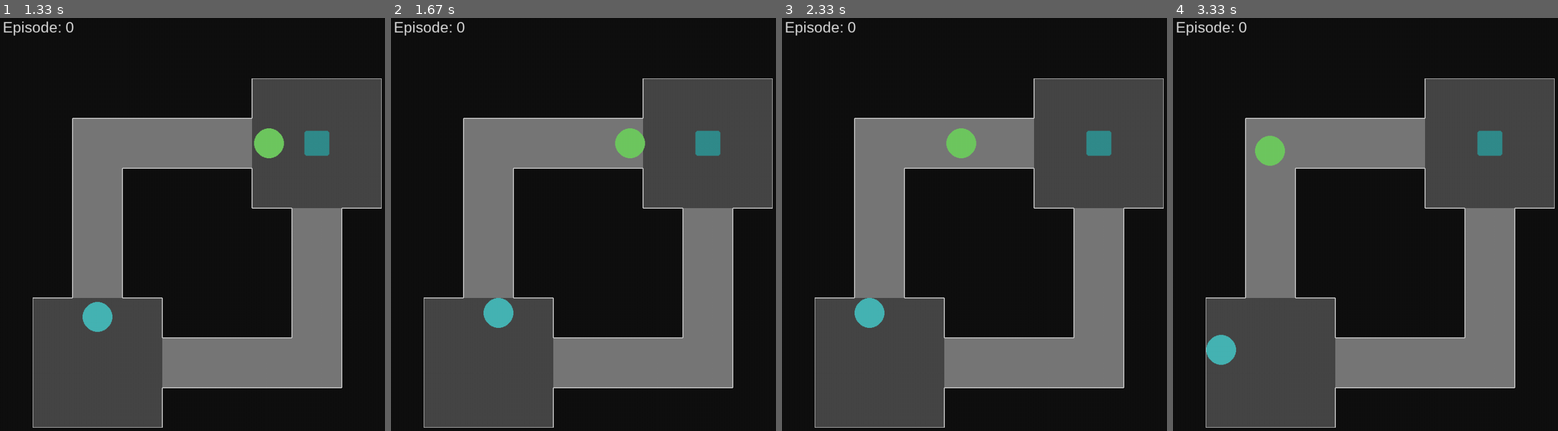
Above: before the commit, frames 1-4 (left to right).
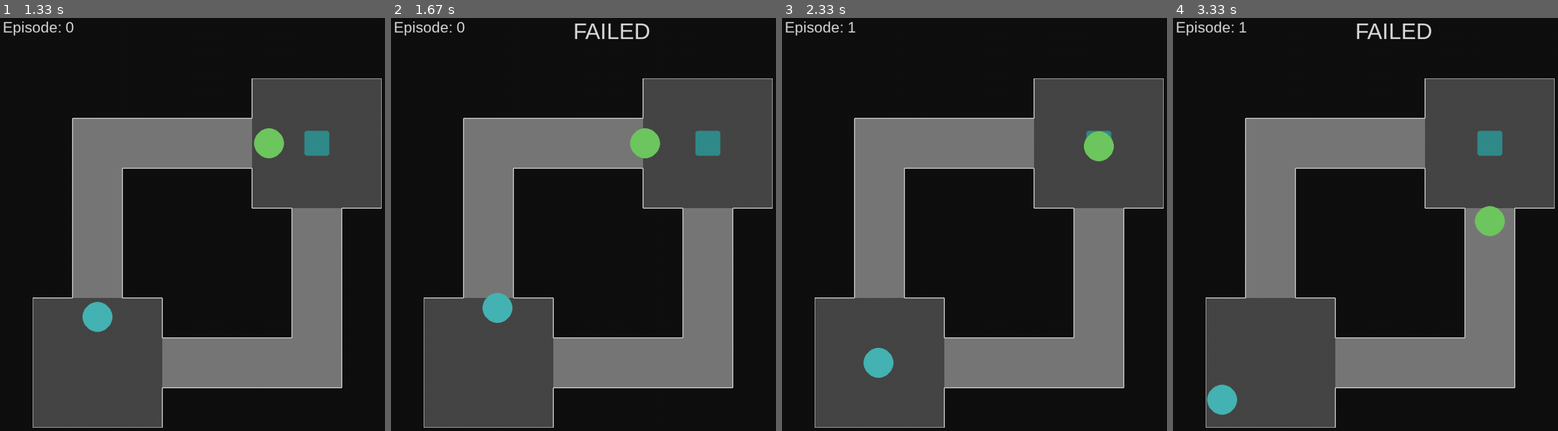
Above: after the commit, the same moments.

Repository: tomosii/marl-robots-2d
Game: pygame game, started from envs/pygame_test_human.py
Same seed, same stepped clock (60 frames per second), same inputs: the game is played once before the commit and once after it.
Inputs:
- Up to frame 1 (1.33 s): hold Up 0.83-1.3 s
- Up to frame 2 (1.67 s): hold Right from 1.33 s (still down)
- Up to frame 3 (2.33 s): release Right at 1.8 s; hold Left from 1.83 s (still down)
- Up to frame 4 (3.33 s): release Left at 2.37 s; hold Down 2.4-2.7 s; hold Left 2.73-3.13 s

Frame 1 is identical in both runs. In frame 2, 1.1% of the frame differs, in the area x 23-70%, y 1-76%; in frame 3, 1.8%; in frame 4, 2.1%, in the area x 8-87%, y 0-97%.

Commit message:
failed when colliding with walls

Diff:
--- a/envs/pygame_test_human.py
+++ b/envs/pygame_test_human.py
@@ -173,6 +173,7 @@
 
         for wall in walls:
             if self.rect.colliderect(wall.rect):
+                return True
 
                 if (
                     self.rect.right > wall.rect.left
@@ -206,7 +207,7 @@
                 self.rect.center = self.pos
                 self.vel = pygame.math.Vector2(0, 0)
 
-                return
+        return False
 
     def collide_obstacle(self, obstacle):
         if self.rect.colliderect(obstacle.rect):
@@ -491,7 +492,6 @@
         screen.blit(episode_text, (40, 80))
 
         agent.move()
-        agent.collide_walls(walls.sprites())
 
         obstacle.auto_move()
 
@@ -506,7 +506,7 @@
             reset()
             episode += 1
 
-        if agent.collide_obstacle(obstacle):
+        if agent.collide_obstacle(obstacle) or agent.collide_walls(walls.sprites()):
             result_text = result_font.render("FAILED", True, INFO_TEXT_COLOR)
             screen.blit(result_text, (400, 80))
             reset()
